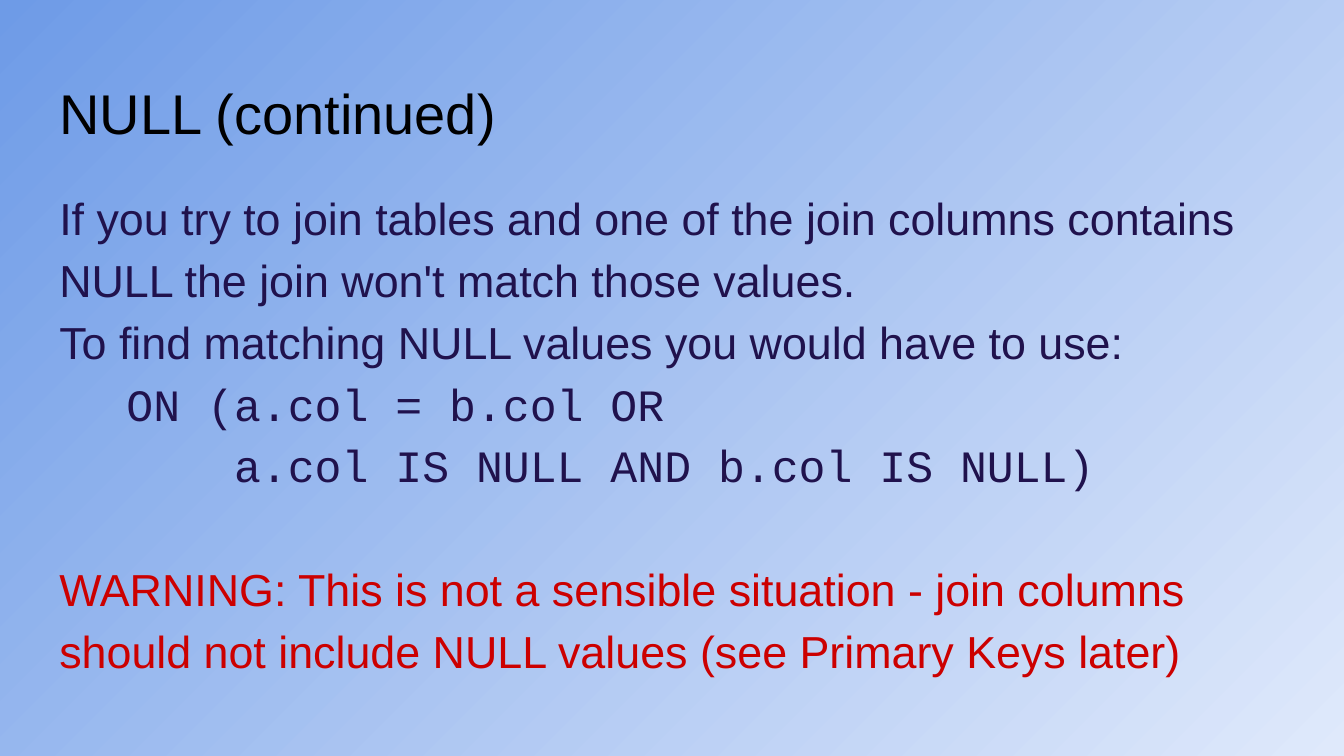
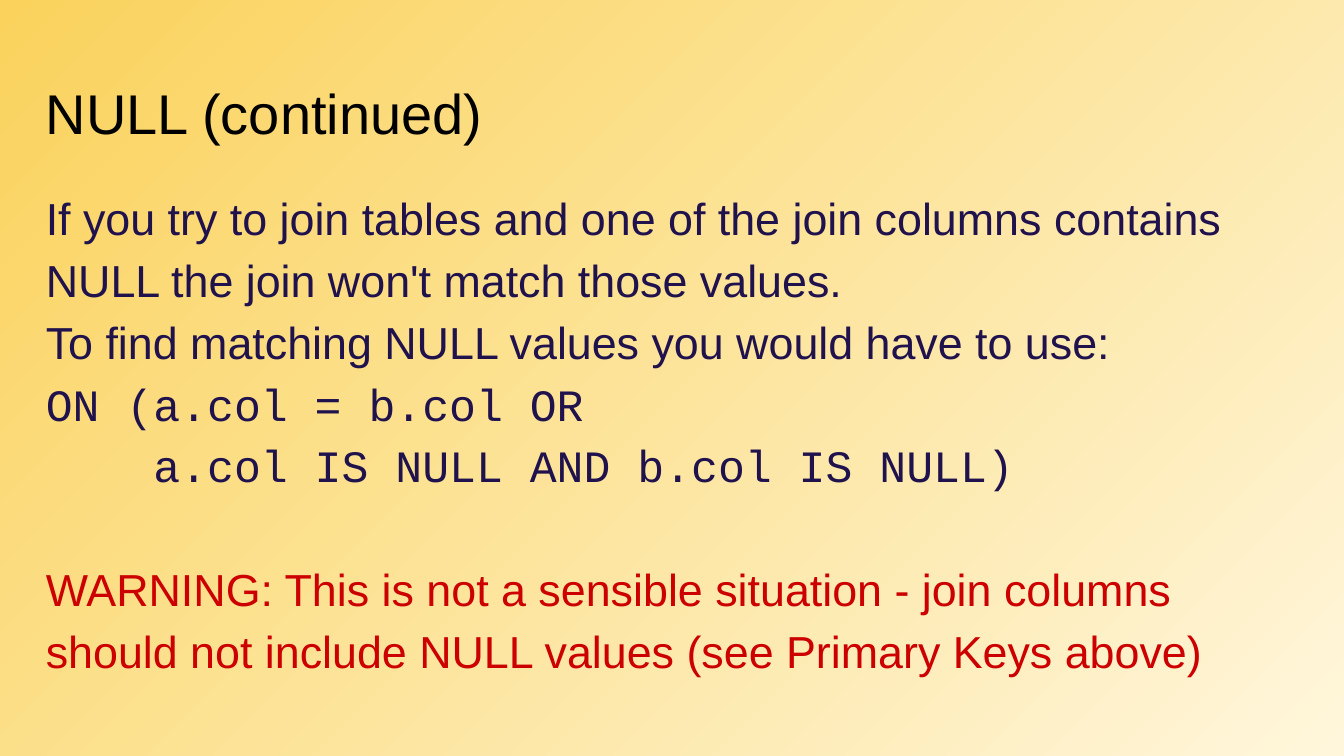
Before and after one commit to CodeYourFuture/syllabus, a slide deck: slide 31 of docs/db/db_b/week-2/CYF_DB_2.pptx (slide 27 before the commit). Drawn at 1344x756 pixels with LibreOffice and Linux fonts; fonts in the diff are those of the drawing. Boxes give left, top, right and bottom in pixels: in the first picture for what was removed or moved away, otherwise in the second. Text is boxed around its words. In the diff, an @@ line names an element or a change of style, - is before the commit and + after.

```diff
--- a/docs/db/db_b/week-2/CYF_DB_2.pptx
+++ b/docs/db/db_b/week-2/CYF_DB_2.pptx
@@ background gradient #DFE9FB to #6E9BE7 to gradient #FFF6DB to #FAD25C @@
@@ title "NULL (continued)" moved from (x1=59, y1=93, x2=496, y2=144) to (x1=46, y1=93, x2=482, y2=144) @@
@@ text at (x1=46, y1=202, x2=1221, y2=492): indent changed @@
@@ text at (x1=46, y1=573, x2=1202, y2=677): text changed @@
-WARNING: This is not a sensible situation - join columns should not include NULL values (see Primary Keys later)
+WARNING: This is not a sensible situation - join columns should not include NULL values (see Primary Keys above)
```
Also in this commit, not shown: 23 other slides changed, 4 slides added, 2 other files.
